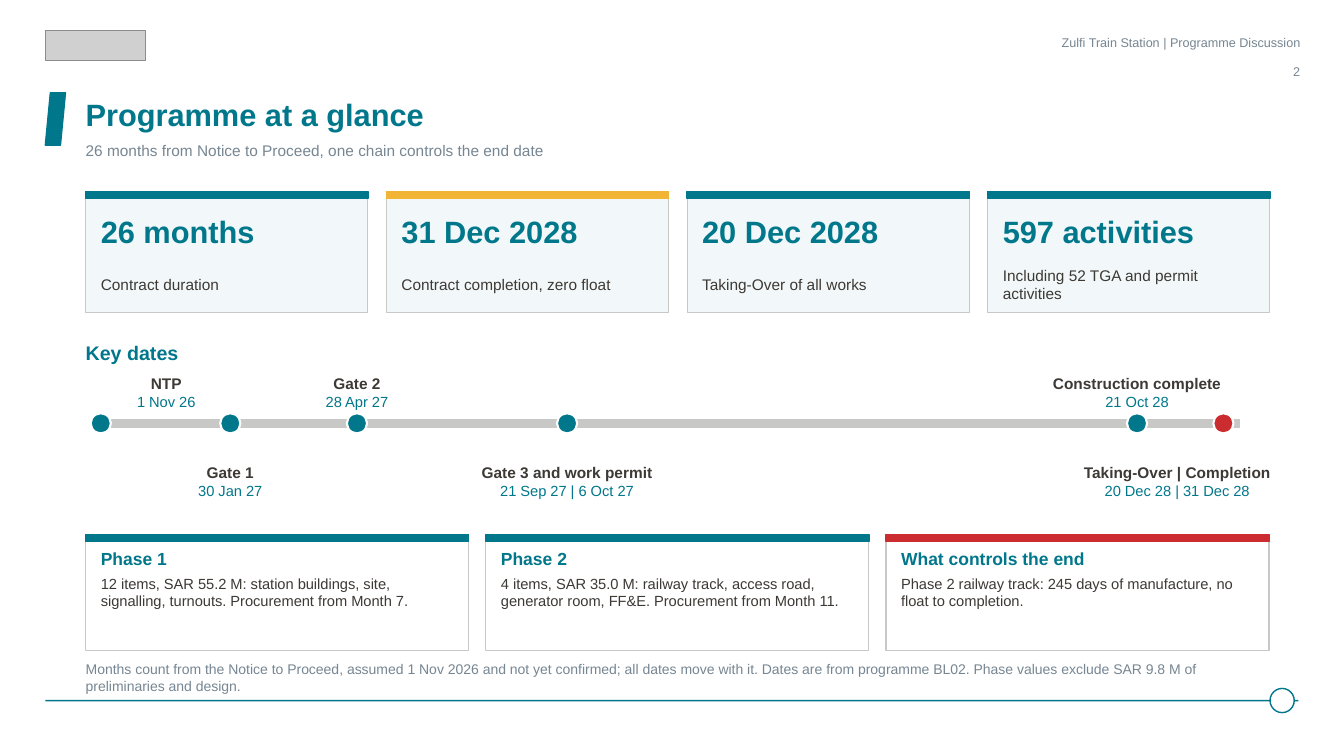
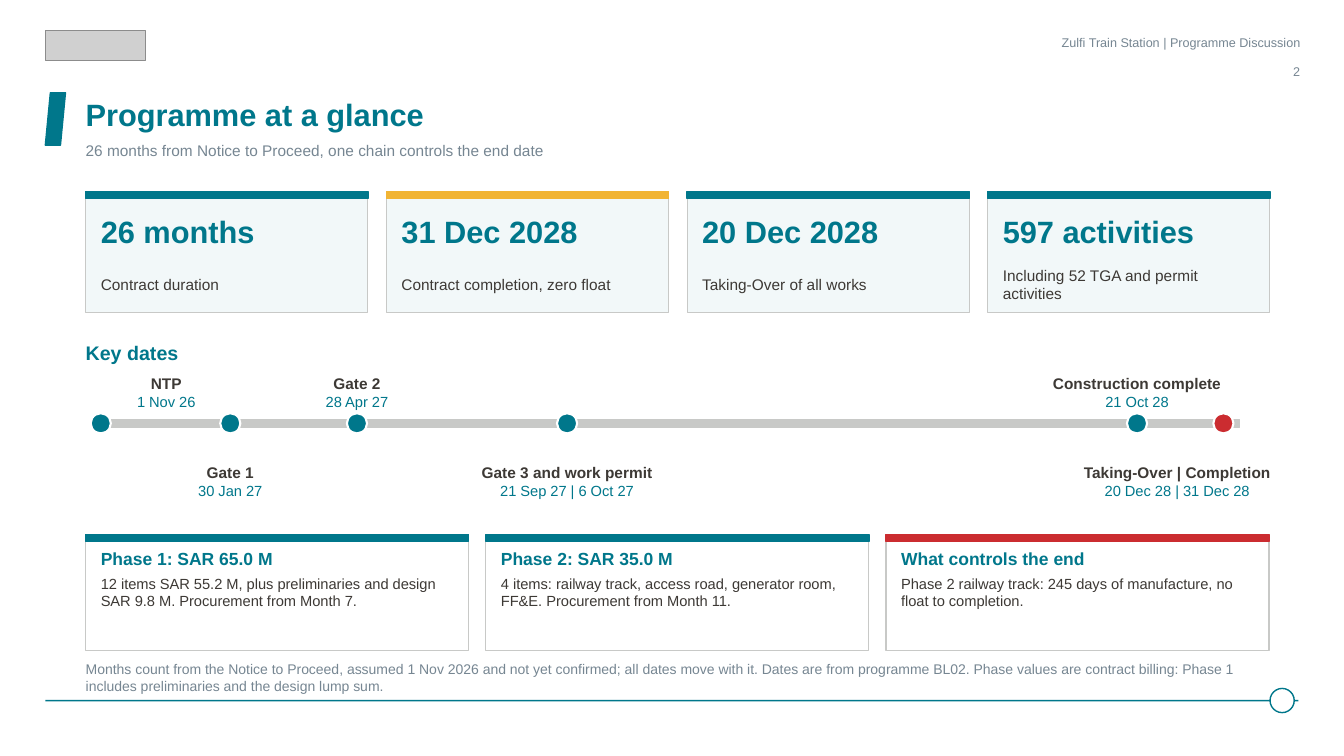
Before and after one commit to mostafaessam8-source/claude-fable-5-prompt, a slide deck: slide 2 of zulfi-project/deliverables/Zulfi_Programme_Discussion_EN.pptx. Drawn at 1344x756 pixels with LibreOffice and Linux fonts; fonts in the diff are those of the drawing; grey boxes stand for pictures. Boxes give left, top, right and bottom in pixels: in the first picture for what was removed or moved away, otherwise in the second. Text is boxed around its words. In the diff, an @@ line names an element or a change of style, - is before the commit and + after.

```diff
--- a/zulfi-project/deliverables/Zulfi_Programme_Discussion_EN.pptx
+++ b/zulfi-project/deliverables/Zulfi_Programme_Discussion_EN.pptx
@@ text at (x1=101, y1=552, x2=273, y2=565): text changed @@
-Phase 1
+Phase 1: SAR 65.0 M
@@ text at (x1=501, y1=552, x2=673, y2=565): text changed @@
-Phase 2
+Phase 2: SAR 35.0 M
@@ text at (x1=101, y1=578, x2=436, y2=606): text changed @@
-12 items, SAR 55.2 M: station buildings, site, signalling, turnouts. Procurement from Month 7.
+12 items SAR 55.2 M, plus preliminaries and design SAR 9.8 M. Procurement from Month 7.
@@ text at (x1=501, y1=578, x2=836, y2=606): text changed @@
-4 items, SAR 35.0 M: railway track, access road, generator room, FF&E. Procurement from Month 11.
+4 items: railway track, access road, generator room, FF&E. Procurement from Month 11.
@@ text at (x1=86, y1=664, x2=1234, y2=694): text changed @@
-Months count from the Notice to Proceed, assumed 1 Nov 2026 and not yet confirmed; all dates move with it. Dates are from programme BL02. Phase values exclude SAR 9.8 M of preliminaries and design.
+Months count from the Notice to Proceed, assumed 1 Nov 2026 and not yet confirmed; all dates move with it. Dates are from programme BL02. Phase values are contract billing: Phase 1 includes preliminaries and the design lump sum.
```
Also in this commit, not shown: 1 other slide changed, 12 other files.
